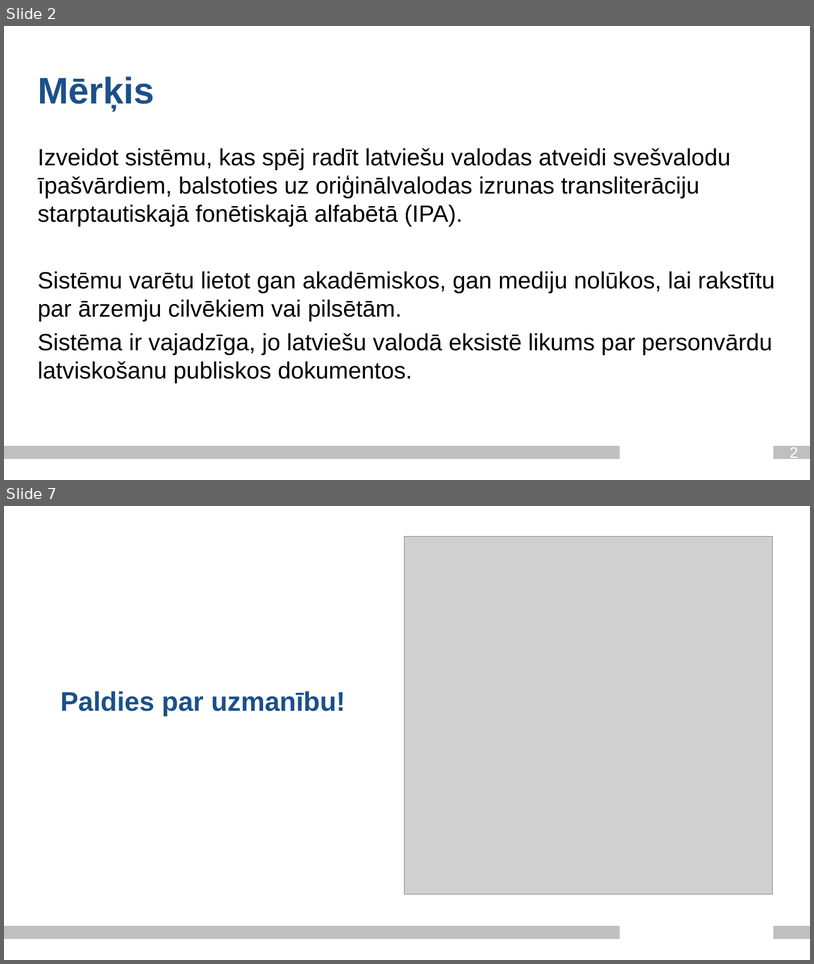
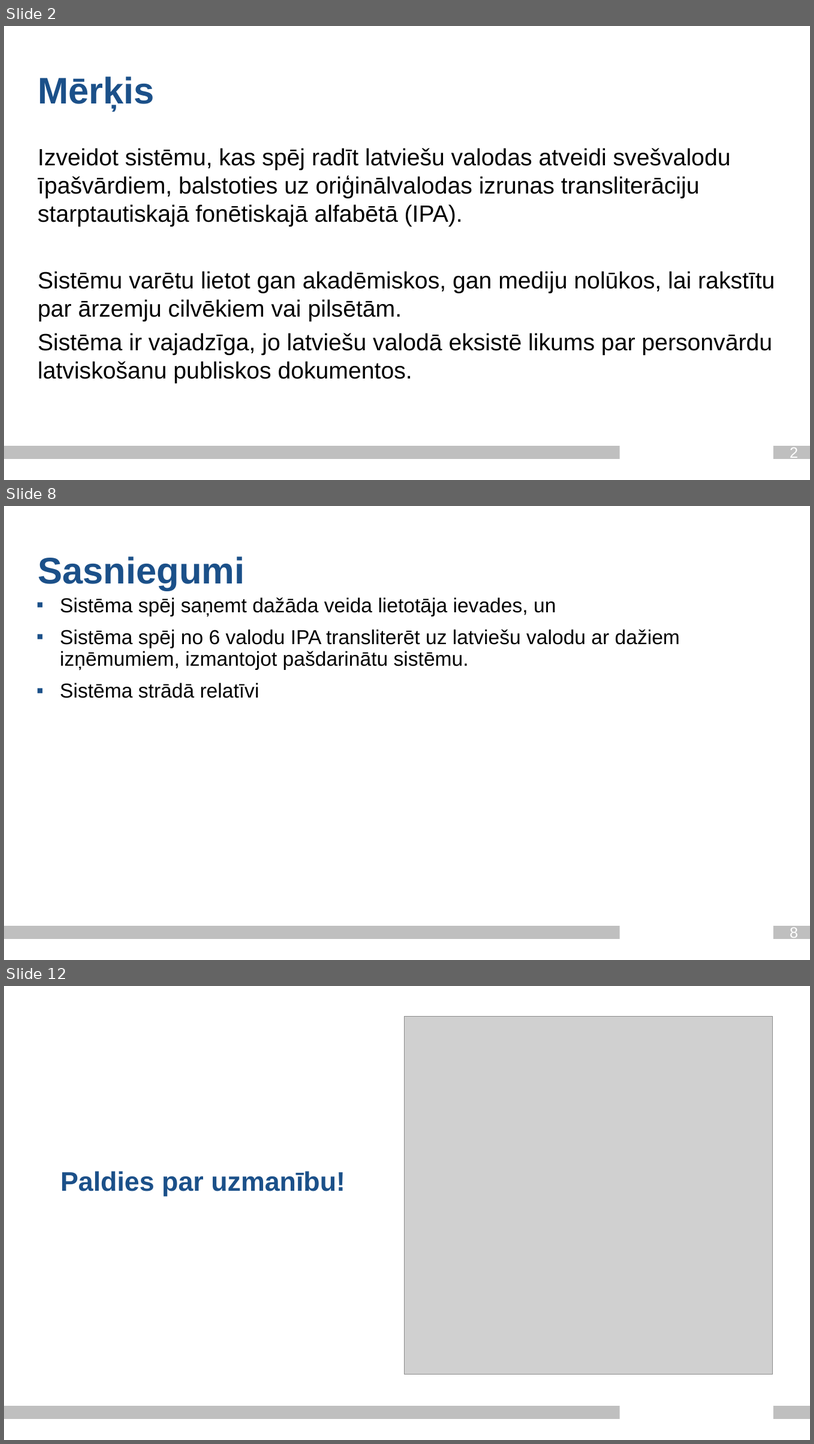
Before and after one commit to Paddlebear/valteh-ipa-translit, a slide deck: docs/valodasprez_2_ag21201_je21033.pptx. Shown one above the other, each under a label of ours: slides 2 and 7 before the commit, slides 2, 8 and 12 after it; the slides between them are not shown. The pictures are 814x964 and 814x1444 pixels, drawn with LibreOffice and Linux fonts; fonts in the diff are those of the drawing; grey boxes stand for pictures; background and template pictures are left out. Boxes give left, top, right and bottom in pixels: in the first picture for what was removed or moved away, otherwise in the second. Text is boxed around its words. In the diff, an @@ line names an element or a change of style, - is before the commit and + after.

```diff
--- a/docs/valodasprez_2_ag21201_je21033.pptx
+++ b/docs/valodasprez_2_ag21201_je21033.pptx
@@ slide 8 added at (4,506,810,960), background #FFFFFF; not listed: 2 template elements that a slide beside it also shows @@
@@ title added at (38,556,245,590), 44 pt, text #1B5089, bold @@
+Sasniegumi
@@ text added at (60,597,680,698), 24 pt, text #000000 @@
+▪ Sistēma spēj saņemt dažāda veida lietotāja ievades, un
+▪ Sistēma spēj no 6 valodu IPA transliterēt uz latviešu valodu ar dažiem izņēmumiem, izmantojot pašdarinātu sistēmu.
+▪ Sistēma strādā relatīvi
@@ page number added at (790,927,798,941), 18 pt, text #FFFFFF @@
+8
@@ what was slide 7 is now slide 12 @@
```
Also in this commit, not shown: 3 slides changed, 6 other slides added, 2 slides removed.
